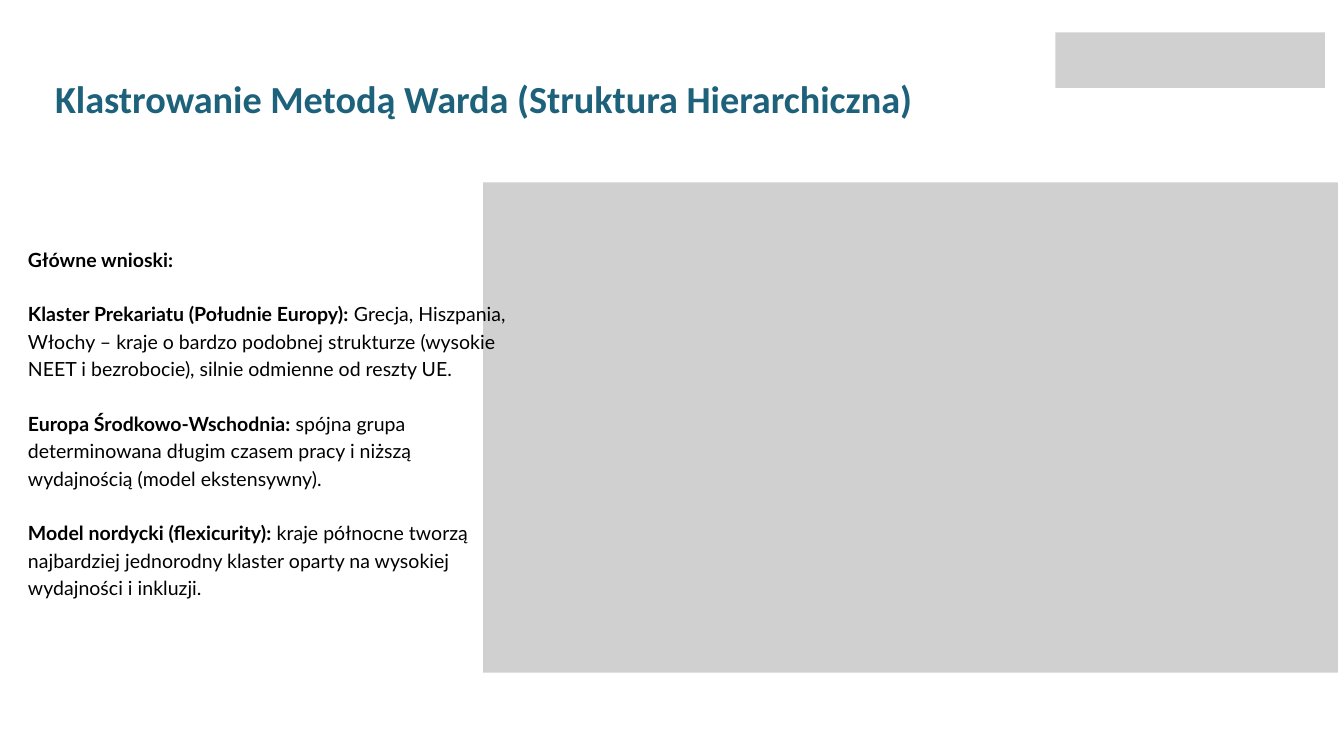
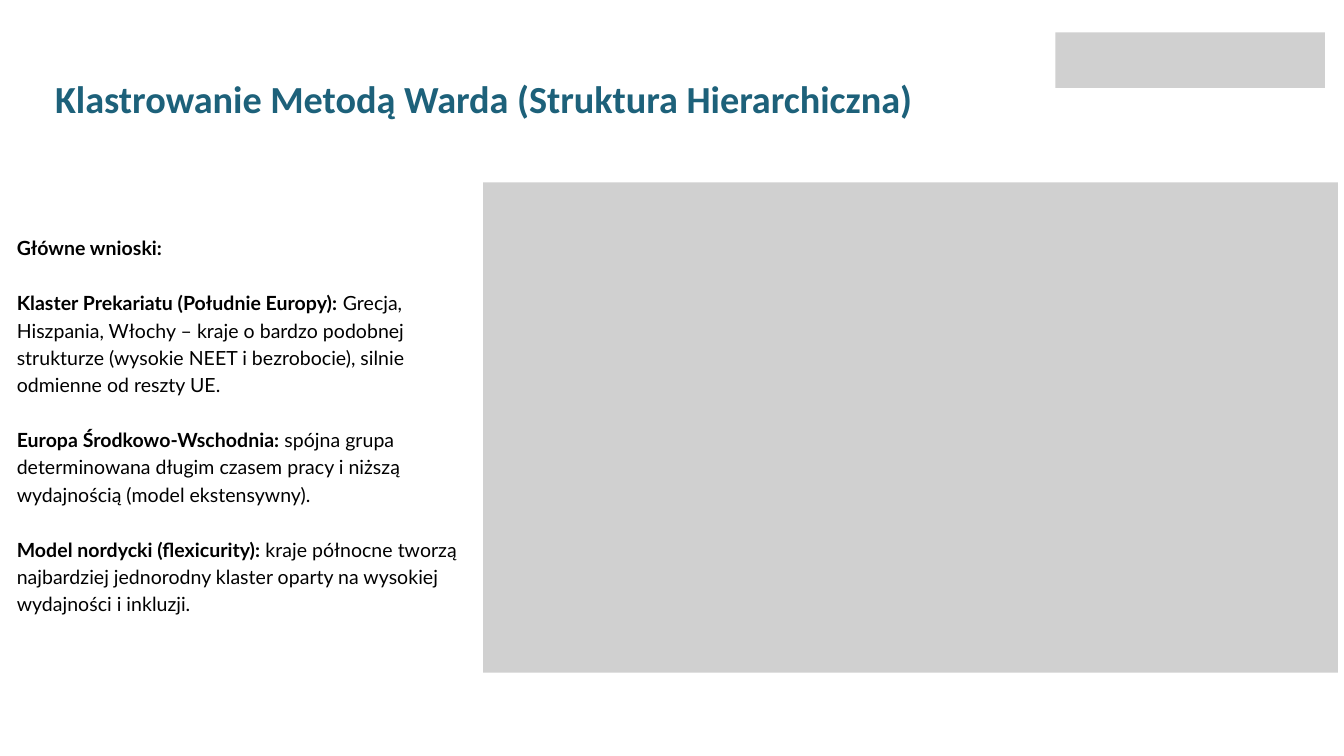
Before and after one commit to iZabela0001/Analiza-wielowymiarowa, a slide deck: slide 11 of Jakość pracy i prekaryzacja rynków pracy.pptx. Drawn at 1344x756 pixels with LibreOffice and Linux fonts; fonts in the diff are those of the drawing; grey boxes stand for pictures; background and template pictures are left out. Boxes give left, top, right and bottom in pixels: in the first picture for what was removed or moved away, otherwise in the second. Text is boxed around its words. In the diff, an @@ line names an element or a change of style, - is before the commit and + after.

```diff
--- a/Jakość pracy i prekaryzacja rynków pracy.pptx
+++ b/Jakość pracy i prekaryzacja rynków pracy.pptx
@@ text "Główne wnioski:" rewrapped from [28, 252, 505, 599] to [17, 240, 457, 615] @@
```
Also in this commit, not shown: 9 other slides changed.
